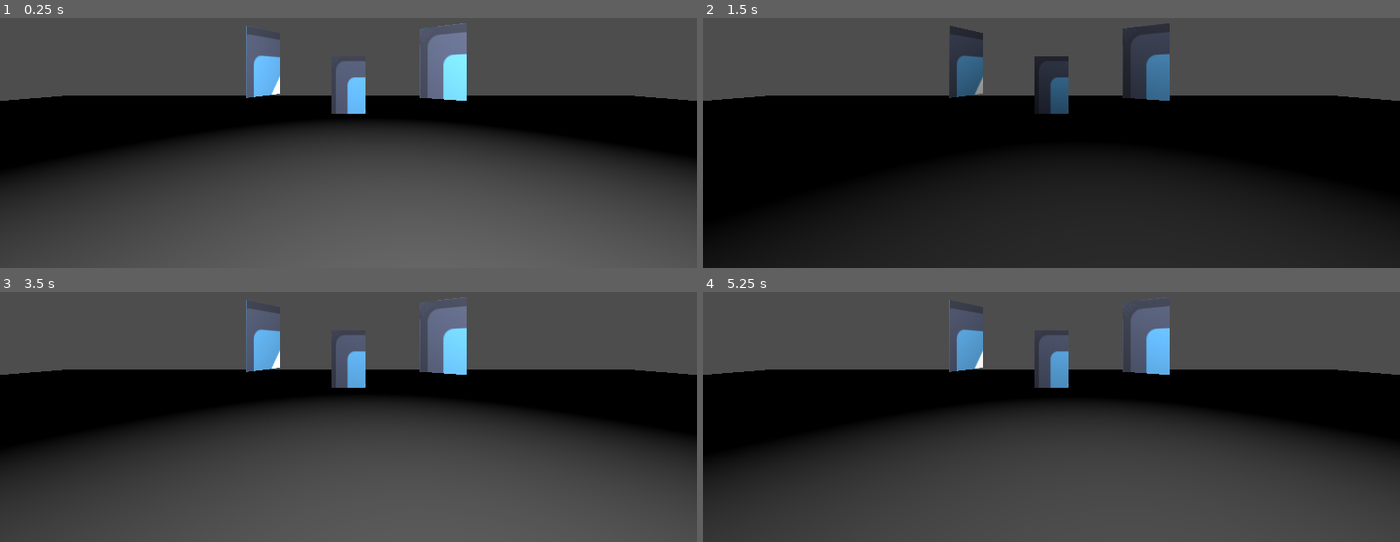
Above: before the commit, frames 1-4 (two rows, left to right).
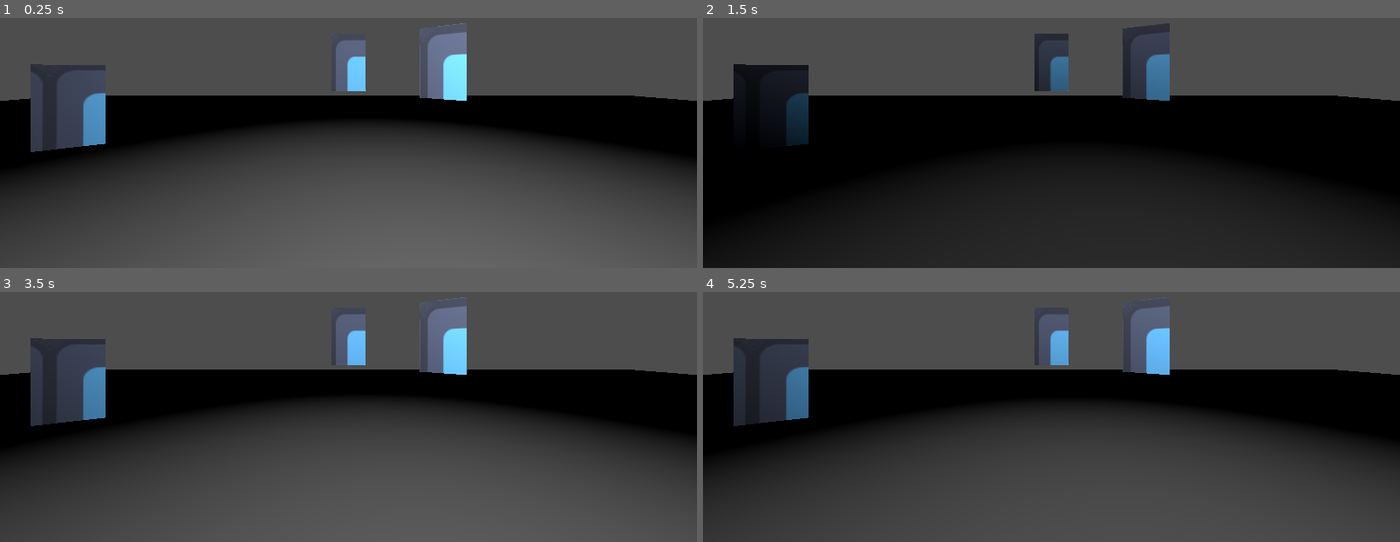
Above: after the commit, the same moments.

Repository: ISAKUTOKI/Project-3
Game: Godot game, scene res://scenes/main_scene.tscn
Same seed, same stepped clock (60 frames per second), same inputs: the game is played once before the commit and once after it. The engine's default icon, where the game draws it, is replaced by a stand-in: a white triangle on a blue panel in a dark square.
Inputs (mouse positions are in pixels of both pictures, inside the frame that each line leads up to):
- Up to frame 1 (0.25 s): no input
- Up to frame 2 (1.5 s): move the mouse to (1204, 53) at 0.52 s; click (1204, 53) at 0.6 s; drag from (912, 93) to (1016, 150) at 1.27 s
- Up to frame 3 (3.5 s): move the mouse to (outside the picture) at 2.02 s; click (outside the picture) at 2.1 s; drag from (313, 424) to (outside the picture) at 2.77 s
- Up to frame 4 (5.25 s): move the mouse to (1260, 404) at 3.52 s; click (1260, 404) at 3.6 s; right-click (1260, 404) at 4.15 s; drag from (outside the picture) to (outside the picture) at 4.27 s; move the mouse to (1086, 347) at 5.02 s; click (1086, 347) at 5.1 s

The runs differ from the first frame. In frame 1, 4.9% of the frame differs, in the area x 4-53%, y 3-54%; in frame 2, 4.5%; in frame 3, 5.0%; in frame 4, 5.4%.

Commit message:
2025/06/19

Diff:
--- a/PlantSomeFlowers/global_signal_bus.gd
+++ /dev/null
@@ -1 +0,0 @@
-extends Node
--- a/PlantSomeFlowers/project.godot
+++ b/PlantSomeFlowers/project.godot
@@ -17,7 +17,7 @@
 
 [autoload]
 
-GlobalSignalBus="*res://global_signal_bus.gd"
+GlobalSignalBus="*res://scripts/global_signal_bus.gd"
 
 [display]
 
@@ -35,7 +35,7 @@
 "events": [Object(InputEventKey,"resource_local_to_scene":false,"resource_name":"","device":-1,"window_id":0,"alt_press …(195 unchanged characters)…
 ]
 }
-click={
+drag={
 "deadzone": 0.5,
 "events": [Object(InputEventMouseButton,"resource_local_to_scene":false,"resource_name":"","device":-1,"window_id":0,"a …(253 unchanged characters)…
 ]
--- a/PlantSomeFlowers/scenes/card.tscn
+++ b/PlantSomeFlowers/scenes/card.tscn
@@ -1,9 +1,9 @@
 [gd_scene load_steps=9 format=3 uid="uid://crwsqfckfxrt5"]
 
-[ext_resource type="Script" path="res://scripts/card.gd" id="1_csq2x"]
+[ext_resource type="Script" path="res://scripts/card/card.gd" id="1_csq2x"]
 [ext_resource type="Shader" path="res://shaders/model_based_outline.gdshader" id="2_83ukw"]
 [ext_resource type="Texture2D" uid="uid://cv2a6bweh3sas" path="res://icon.svg" id="2_yk8gg"]
-[ext_resource type="Script" path="res://scripts/outline_highlighter.gd" id="4_m77ar"]
+[ext_resource type="Script" path="res://scripts/card/outline_highlighter.gd" id="4_m77ar"]
 
 [sub_resource type="ShaderMaterial" id="ShaderMaterial_t0q1n"]
 render_priority = 0
--- a/PlantSomeFlowers/scenes/main_camera.tscn
+++ b/PlantSomeFlowers/scenes/main_camera.tscn
@@ -1,8 +1,8 @@
 [gd_scene load_steps=4 format=3 uid="uid://d264myuaqqn1e"]
 
-[ext_resource type="Script" path="res://scripts/main_camera.gd" id="1_4n7yu"]
-[ext_resource type="Script" path="res://scripts/camera_ray_cast.gd" id="2_3yjb3"]
-[ext_resource type="Script" path="res://scripts/click_card.gd" id="3_sec2l"]
+[ext_resource type="Script" path="res://scripts/camera/main_camera.gd" id="1_4n7yu"]
+[ext_resource type="Script" path="res://scripts/camera/camera_ray_cast.gd" id="2_3yjb3"]
+[ext_resource type="Script" path="res://scripts/camera/drag_and_drop.gd" id="3_sec2l"]
 
 [node name="MainCamera" type="Camera3D"]
 script = ExtResource("1_4n7yu")
--- a/PlantSomeFlowers/scenes/main_scene.tscn
+++ b/PlantSomeFlowers/scenes/main_scene.tscn
@@ -1,7 +1,9 @@
-[gd_scene load_steps=9 format=3 uid="uid://dacqyvouwyfoi"]
+[gd_scene load_steps=11 format=3 uid="uid://dacqyvouwyfoi"]
 
 [ext_resource type="PackedScene" uid="uid://d264myuaqqn1e" path="res://scenes/main_camera.tscn" id="1_twdig"]
 [ext_resource type="PackedScene" uid="uid://crwsqfckfxrt5" path="res://scenes/card.tscn" id="2_53evp"]
+[ext_resource type="Script" path="res://scripts/game_controller.gd" id="3_yc1me"]
+[ext_resource type="Script" path="res://scripts/game_manager.gd" id="4_71wmt"]
 
 [sub_resource type="Animation" id="Animation_3jwau"]
 length = 0.001
@@ -79,7 +81,13 @@
 transform = Transform3D(0.8301, 0, -0.557615, 0, 1, 0, 0.557615, 0, 0.8301, 1.07954, 0.946809, -2.26708)
 
 [node name="Card2" parent="." instance=ExtResource("2_53evp")]
-transform = Transform3D(0.459967, 0, 0.887936, 0, 1, 0, -0.887936, 0, 0.459967, -1.07968, 0.958618, -2.51827)
+transform = Transform3D(1, 0, 0, 0, 1, 0, 0, 0, 1, 0, 0.98085, -2.9018)
 
 [node name="Card3" parent="." instance=ExtResource("2_53evp")]
-transform = Transform3D(1, 0, 0, 0, 1, 0, 0, 0, 1, 0, 0.644955, -2.9255)
+transform = Transform3D(0.892845, 0, 0.450363, 0, 1, 0, -0.450363, 0, 0.892845, -2.85668, 0.484697, -2.01101)
+
+[node name="GameController" type="Node" parent="."]
+script = ExtResource("3_yc1me")
+
+[node name="GameManager" type="Node" parent="."]
+script = ExtResource("4_71wmt")
--- a/PlantSomeFlowers/scripts/camera_ray_cast.gd
+++ b/PlantSomeFlowers/scripts/camera/camera_ray_cast.gd
@@ -1,4 +1,5 @@
 extends RayCast3D
+## 在此脚本只处理射线的运作逻辑，并记录当前具有collider的对象
 
 # 射线检测距离
 var ray_length = 1000.0
@@ -7,11 +8,11 @@
 
 func _input(event):
 	if event is InputEventMouseMotion:
-		_update_ray_check()
+		_update_raycast()
 		_get_collider()
 
 
-func _update_ray_check():
+func _update_raycast():
 	# 更新射线方向（从摄像机发射到鼠标位置）
 	var mouse_pos = get_viewport().get_mouse_position()
 	var ray_origin = camera.project_ray_origin(mouse_pos)
@@ -26,11 +27,12 @@
 	#print("无碰撞")
 	if is_colliding():
 		target = get_collider()
-		#var target_point = get_collision_point()
-		#var target_normal = get_collision_normal()
 		#print("选中物体：", target.name)
-		#print("碰撞点：", target_point)
-		#print("法线方向：", target_normal)
+		if camera.has_method("_on_raycast_target_changed"):
+			camera._on_raycast_target_changed(target)
 	else:
+		if target != null:
+			if camera.has_method("_on_raycast_target_changed"):
+				camera._on_raycast_target_changed(null)
 		target = null
 		#print(str(target))
--- /dev/null
+++ b/PlantSomeFlowers/scripts/camera/drag_and_drop.gd
@@ -0,0 +1,37 @@
+extends Node
+
+@onready var camera: Camera3D = $".."
+var is_dragging: bool = false
+var current_card = null
+
+
+func _input(event: InputEvent) -> void:
+	if event is InputEventMouseButton:
+		_drag_card()
+		_drop_card()
+
+
+#region 核心逻辑
+func _drag_card():
+	if camera.current_target is Card and Input.is_action_just_pressed("drag"):
+		#print("捡起当前卡片")
+		current_card = camera.current_target
+		current_card.drag_card()
+		is_dragging = true
+
+
+func _drop_card():
+	if is_dragging:
+		if Input.is_action_just_released("drag") or Input.is_action_just_pressed("drop"):
+			if camera.current_target == Flower:
+				current_card.use_card()
+				GlobalSignalBus.card_used.emit(current_card)
+				print("使用")
+				return
+			#print("放下")
+			current_card.drop_card()
+			current_card = null
+			is_dragging = false
+#endregion
+
+# TODO 处理抓取移动的逻辑
--- a/PlantSomeFlowers/scripts/main_camera.gd
+++ b/PlantSomeFlowers/scripts/camera/main_camera.gd
@@ -1,7 +1,9 @@
 extends Camera3D
+## 在此脚本只处理相机的旋转功能与基础属性
+## 并且协调子节点
 
 @export_group("相机基础属性")
-@export var camera_sensitivity: int = 40  # 相机灵敏度
+@export var camera_sensitivity: int = 30  # 相机灵敏度
 @export var camera_fov: int = 90
 @export var camera_far: float = 10
 var rotation_speed = camera_sensitivity * 0.00005  # 相机旋转速度
@@ -11,7 +13,7 @@
 @export var camera_angle_limit_x: float = 45  # 上下角度限制(度数)
 @export var camera_angle_limit_y: float = 45  # 左右角度限制(度数)
 
-@onready var ray_cast: RayCast3D = $RayCast
+@onready var raycast: RayCast3D = $RayCast
 @onready var drag_and_drop: Node = $DragAndDrop
 
 
@@ -22,7 +24,7 @@
 func _intialize_camera():
 	self.fov = camera_fov
 	self.far = camera_far
-	ray_cast.enabled = true
+	raycast.enabled = true
 
 
 func _input(event):
@@ -34,7 +36,7 @@
 		_rotate_world_y(event)
 		_rotate_local_x(event)
 		_clamp_rotation()
-		_check_target()
+
 
 #region 相机的旋转逻辑
 # 沿世界y轴左右旋转
@@ -62,15 +64,19 @@
 
 #endregion
 
+#region 相机的选中逻辑
+var current_target = null
 
-func _check_target():
-	if ray_cast.target:
-		if ray_cast.target is Card:
-			print("当前目标卡牌是", str(ray_cast.target))
-			ray_cast.target._set_mouse_is_on_self_value(true)
-		elif ray_cast.target is Flower:
-			print("当前目标花是", str(ray_cast.target))
-			pass
 
-# TODO 修正当前物体判断的逻辑
-# TODO 搭建信号管线进行逻辑处理
+func _on_raycast_target_changed(new_target):
+	# 先清除上一个目标的描边
+	if current_target != null:
+		if current_target.has_method("hide_outline"):
+			current_target.hide_outline()
+	# 设置新目标
+	current_target = new_target
+	# 对新目标显示描边
+	if current_target != null:
+		if current_target.has_method("show_outline"):
+			current_target.show_outline()
+#endregion
--- a/PlantSomeFlowers/scripts/card.gd
+++ b/PlantSomeFlowers/scripts/card/card.gd
@@ -4,49 +4,55 @@
 @onready var view: MeshInstance3D = $View
 @onready var collider: CollisionShape3D = $Collider
 @onready var outline: Node = $OutlineHighlighter
-var mouse_is_on_self: bool = false
+
+var is_dragging: bool = false
+var original_pos: Vector3
+var drag_offest: Vector3
 
 
 func _ready() -> void:
+	add_to_group("Card")
 	hide_outline()
 
 
 func _process(_delta: float) -> void:
-	_set_mouse_is_on_self_value()
+	if is_dragging:
+		_dragging()
 
 
-func _physics_process(delta: float) -> void:
-	_dragging(delta)
-
-
+#region 边缘线高亮
 func show_outline():
 	outline.show()
+
 
 func hide_outline():
 	outline.hide()
 
-func _set_mouse_is_on_self_value(value: bool = false):
-	mouse_is_on_self = value
+
+#endregion
 
 
-#region 捡起与放下以及使用相关的逻辑
+#region 捡起、放下、使用
 func drag_card():
-	print(str(self.name), "被捡起来了")
+	print(str(self.name), "被捡起了")
 	collider.disabled = true
+	is_dragging = true
 	pass
 
 
-func _dragging(_delta):
+func _dragging():
 	pass
 
 
 func drop_card():
 	print(str(self.name), "被放下了")
 	collider.disabled = false
+	is_dragging = false
+	pass
 
 
 func use_card():
 	pass
 #endregion
 
-# TODO 处理抓起与放下的逻辑
+# TODO 处理抓起与放下的逻辑，以及抓住时的移动
--- /dev/null
+++ b/PlantSomeFlowers/scripts/card/outline_highlighter.gd
@@ -0,0 +1,37 @@
+extends Node
+
+@onready var target: MeshInstance3D = $"../View"
+@export_color_no_alpha var color: Color = Color(1, 1, 1, 1)
+@export_range(1.0, 1.5) var thickness: float = 1.03
+
+var material: ShaderMaterial
+
+
+func _ready() -> void:
+	# 获取原始材质并创建独立副本
+	var original_material = target.get_active_material(0)
+	if original_material:
+		# 复制主材质和它的next_pass
+		var material_copy = original_material.duplicate()
+		if original_material.next_pass:
+			material_copy.next_pass = original_material.next_pass.duplicate()
+
+		target.set_surface_override_material(0, material_copy)
+		material = material_copy.next_pass
+	_initialize()
+
+func _initialize():
+	if not material:
+		return
+	material.set_shader_parameter("color", color)
+	material.set_shader_parameter("thickness", thickness)
+
+
+func show():
+	if material:
+		material.set_shader_parameter("color", color)
+
+
+func hide():
+	if material:
+		material.set_shader_parameter("color", Color(color.r, color.g, color.b, 0))
--- a/PlantSomeFlowers/scripts/click_card.gd
+++ /dev/null
@@ -1,17 +0,0 @@
-extends Node
-
-@onready var ray_cast: RayCast3D = $"../RayCast"
-var is_dragging: bool = false
-
-
-func _pick_up_card():
-	if ray_cast.target is Card and Input.is_action_just_pressed("click"):
-		ray_cast.target.drag_card()
-
-
-func _drop_card():
-	if is_dragging:
-		if Input.is_action_just_released("click") and not ray_cast.target == Flower:
-			ray_cast.target.drop_card()
-		elif Input.is_action_just_pressed("cancel"):
-			ray_cast.target.drop_card()
--- a/PlantSomeFlowers/scripts/flower.gd
+++ /dev/null
@@ -1,2 +0,0 @@
-extends Node
-class_name Flower
--- /dev/null
+++ b/PlantSomeFlowers/scripts/flower/flower.gd
@@ -0,0 +1,5 @@
+extends Node
+class_name Flower
+
+func _ready() -> void:
+	add_to_group("Flower")
--- /dev/null
+++ b/PlantSomeFlowers/scripts/game_controller.gd
@@ -0,0 +1,4 @@
+extends Node
+
+## 这里是：游戏控制器
+## 负责管理游戏的总处理以及数据的更新
--- /dev/null
+++ b/PlantSomeFlowers/scripts/game_manager.gd
@@ -0,0 +1,4 @@
+extends Node
+
+## 这里是：游戏管理器
+## 负责记录游戏的数据
--- /dev/null
+++ b/PlantSomeFlowers/scripts/global_signal_bus.gd
@@ -0,0 +1,4 @@
+extends Node
+
+@warning_ignore("unused_signal")
+signal card_used(card:Card)
--- a/PlantSomeFlowers/scripts/outline_highlighter.gd
+++ /dev/null
@@ -1,27 +0,0 @@
-extends Node
-
-@onready var target: MeshInstance3D = $"../View"
-@export_color_no_alpha var color: Color = Color(1, 1, 1, 1)
-@export_range(1.0, 1.5) var thickness: float = 1.03
-
-var material: ShaderMaterial
-
-
-func _ready() -> void:
-	material = target.get_active_material(0).next_pass
-	_initialize()
-
-
-func _initialize():
-	if not material:
-		return
-	material.set_shader_parameter("color", color)
-	material.set_shader_parameter("thickness", thickness)
-
-
-func show():
-	material.set_shader_parameter("color", color)
-
-
-func hide():
-	material.set_shader_parameter("color", Color(1, 1, 1, 0))
